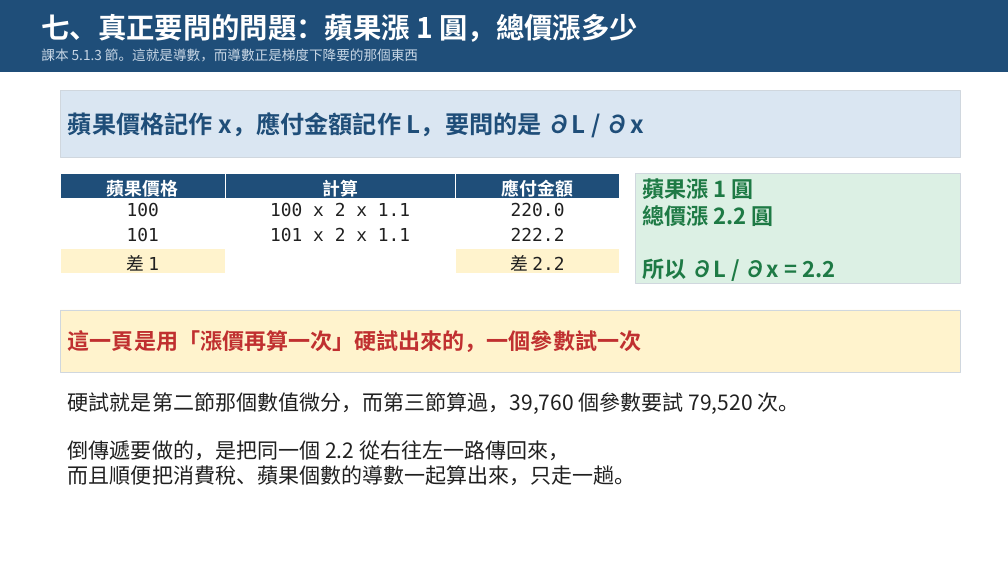
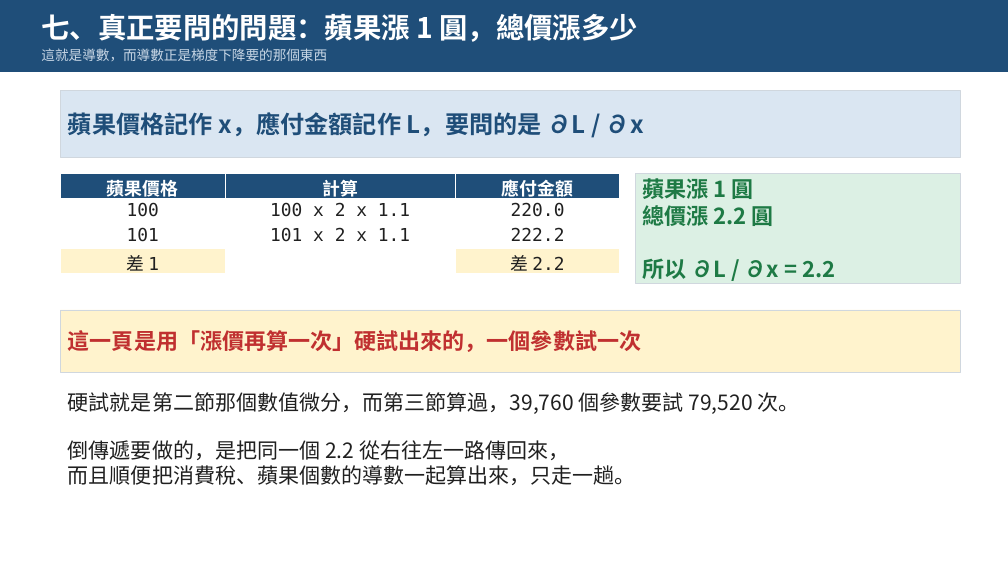
Before and after one commit to pychang-ai/115-1_DLMA, a slide deck: slide 9 of topics/backprop/課外主題_倒傳遞演算法.pptx. Drawn at 1008x567 pixels with LibreOffice and Linux fonts; fonts in the diff are those of the drawing. Boxes give left, top, right and bottom in pixels: in the first picture for what was removed or moved away, otherwise in the second. Text is boxed around its words. In the diff, an @@ line names an element or a change of style, - is before the commit and + after.

```diff
--- a/topics/backprop/課外主題_倒傳遞演算法.pptx
+++ b/topics/backprop/課外主題_倒傳遞演算法.pptx
@@ text at <box>41,48,327,61</box>: text changed @@
-課本 5.1.3 節。這就是導數，而導數正是梯度下降要的那個東西
+這就是導數，而導數正是梯度下降要的那個東西
```
Also in this commit, not shown: 12 other slides changed, 23 other files.
